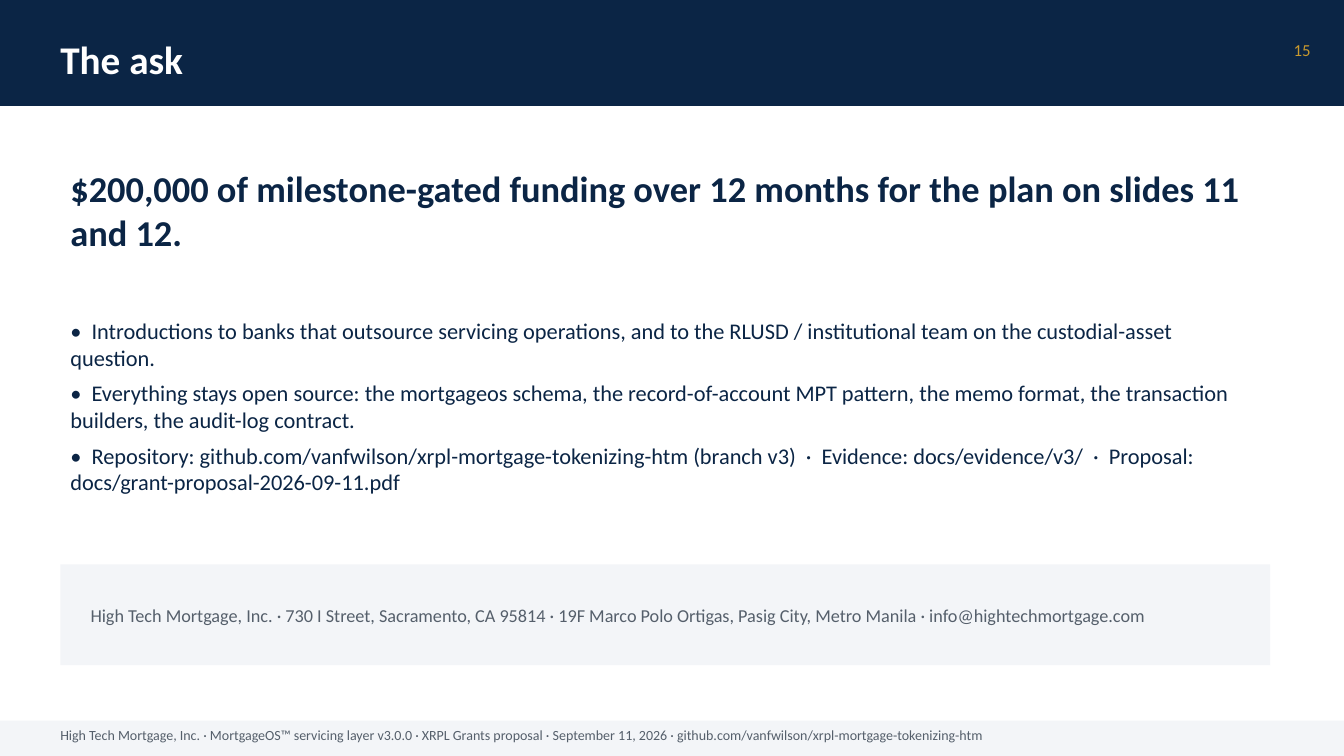
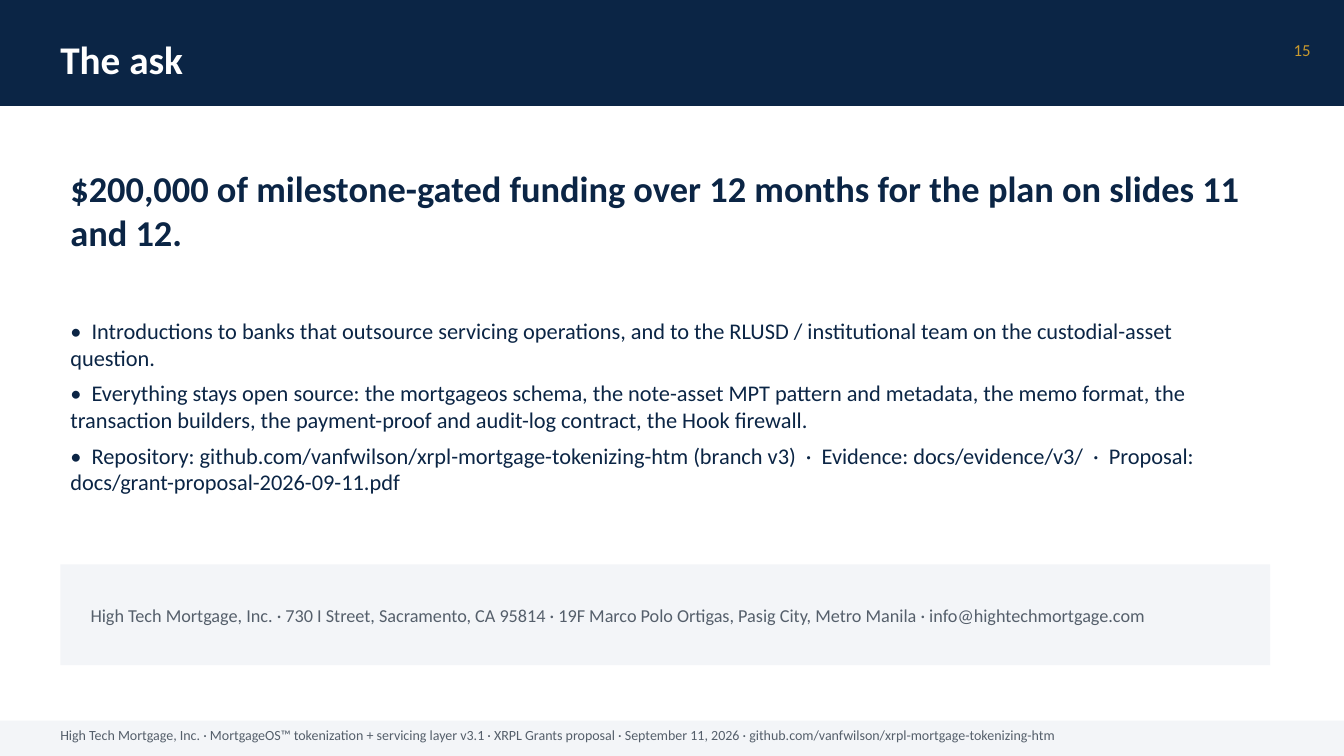
Before and after one commit to vanfwilson/xrpl-mortgage-tokenizing-htm, a slide deck: slide 15 of docs/grant-deck-2026-09-11.pptx. Drawn at 1344x756 pixels with LibreOffice and Linux fonts; fonts in the diff are those of the drawing. Boxes give left, top, right and bottom in pixels: in the first picture for what was removed or moved away, otherwise in the second. Text is boxed around its words. In the diff, an @@ line names an element or a change of style, - is before the commit and + after.

```diff
--- a/docs/grant-deck-2026-09-11.pptx
+++ b/docs/grant-deck-2026-09-11.pptx
@@ text at [70,385,1185,432]: text changed @@
-• Everything stays open source: the mortgageos schema, the record-of-account MPT pattern, the memo format, the transaction builders, the audit-log contract.
+• Everything stays open source: the mortgageos schema, the note-asset MPT pattern and metadata, the memo format, the transaction builders, the payment-proof and audit-log contract, the Hook firewall.
@@ text at [60,730,1054,743]: text changed @@
-High Tech Mortgage, Inc. · MortgageOS™ servicing layer v3.0.0 · XRPL Grants proposal · September 11, 2026 · github.com/vanfwilson/xrpl-mortgage-tokenizing-htm
+High Tech Mortgage, Inc. · MortgageOS™ tokenization + servicing layer v3.1 · XRPL Grants proposal · September 11, 2026 · github.com/vanfwilson/xrpl-mortgage-tokenizing-htm
```
Also in this commit, not shown: 14 other slides changed, 18 other files.
